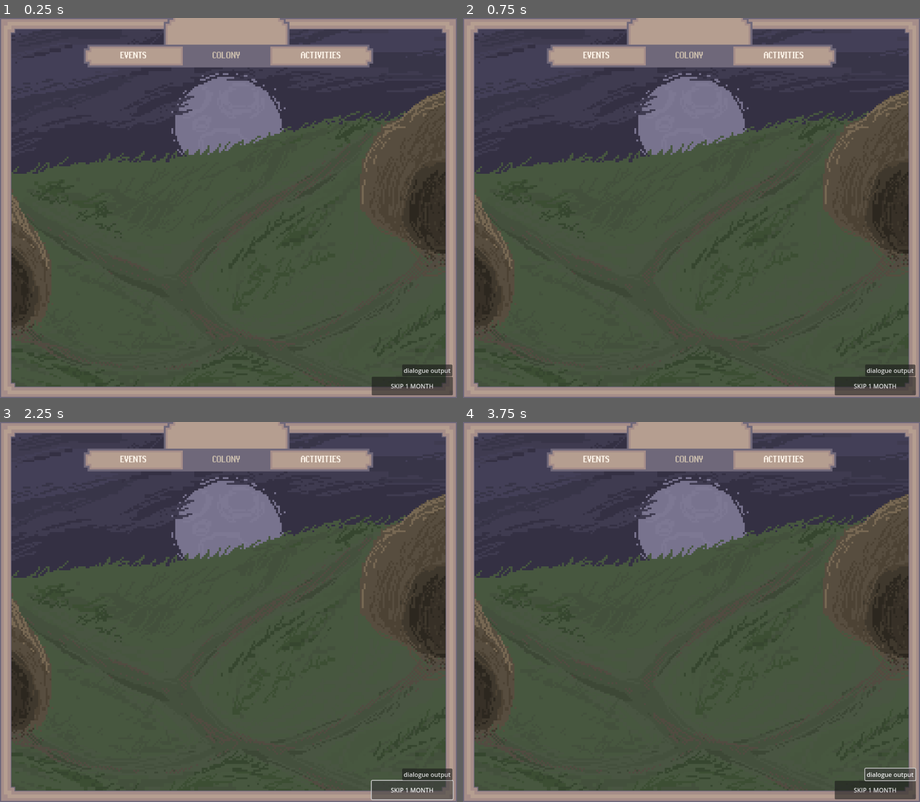
Above: before the commit, frames 1-4 (two rows, left to right).
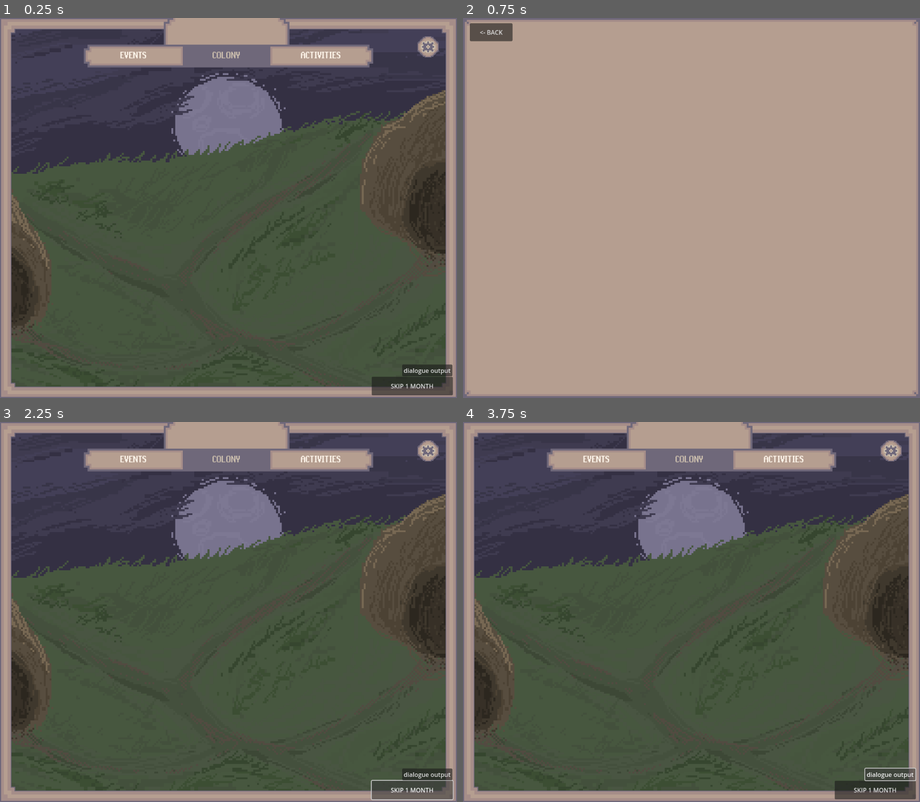
Above: after the commit, the same moments.

Repository: kanapuro/FelGen
Game: Godot game, scene res://scenes/ColonyView.tscn
The game is run twice, just before and just after one commit, with the same random seed, the same clock (stepped at 60 frames per second) and the same inputs.
Inputs (mouse positions are in pixels of both pictures, inside the frame that each line leads up to):
- Up to frame 1 (0.25 s): no input
- Up to frame 2 (0.75 s): click (892, 48) at 0.52 s
- Up to frame 3 (2.25 s): click (27, 437) at 1.25 s, where only the run after the commit has a clickable "<- BACK"; click "SKIP 1 MONTH" at 2 s
- Up to frame 4 (3.75 s): click "SKIP 1 MONTH" at 2.75 s; click "dialogue output" at 3.5 s

The runs differ from the first frame. In frame 1, 0.2% of the frame differs, in the area x 91-96%, y 4-11%; in frame 2, 88%, in the area x 0-100%, y 0-100%; in frame 3, 0.2%; in frame 4, 0.2%.

Commit message:
ui prep for cheat menu
adjustments to topbar, addition of settings menu = preparing for cheat framework later

Diff:
--- a/project.godot
+++ b/project.godot
@@ -11,7 +11,7 @@
 [application]
 
 config/name="FelGen"
-config/version="0.2.1"
+config/version="0.2.2"
 run/main_scene="uid://di5qd5vd0l7u7"
 config/features=PackedStringArray("4.4", "GL Compatibility")
 config/icon="uid://f4e0lbbrf28"
--- a/scenes/ColonyView.tscn
+++ b/scenes/ColonyView.tscn
@@ -1,15 +1,19 @@
-[gd_scene load_steps=12 format=3 uid="uid://di5qd5vd0l7u7"]
+[gd_scene load_steps=16 format=3 uid="uid://di5qd5vd0l7u7"]
 
 [ext_resource type="PackedScene" uid="uid://bs13fm218nhyk" path="res://scenes/placeholdercamp1.tscn" id="1_slrft"]
 [ext_resource type="Texture2D" uid="uid://p7325v08yupw" path="res://resources/ui/LIGHT/LIGHTmainborder.png" id="2_y81b7"]
 [ext_resource type="Texture2D" uid="uid://cbgkoueu7maod" path="res://resources/ui/LIGHT/LIGHTtopbar.png" id="3_id520"]
 [ext_resource type="Script" uid="uid://dr0um4wpf6uap" path="res://scripts/TimeSkip.gd" id="4_61481"]
-[ext_resource type="Script" uid="uid://cvp3pd25a5bbf" path="res://scenes/Topbar.gd" id="4_ku7un"]
+[ext_resource type="Script" uid="uid://cvp3pd25a5bbf" path="res://scripts/Topbar.gd" id="4_ku7un"]
 [ext_resource type="Texture2D" uid="uid://u56jsiwcrcyj" path="res://resources/ui/LIGHT/LIGHTtopbarLEFT.png" id="4_y81b7"]
 [ext_resource type="Texture2D" uid="uid://dhmq03cc6pr2i" path="res://resources/ui/LIGHT/LIGHTtopbarMIDDLE.png" id="5_61481"]
 [ext_resource type="Script" uid="uid://c60arjdeuky7f" path="res://scripts/dialogueoutputtemplate.gd" id="5_ku7un"]
 [ext_resource type="Texture2D" uid="uid://bscg3qw4u3qer" path="res://resources/ui/LIGHT/LIGHTtopbarRIGHT.png" id="6_ku7un"]
 [ext_resource type="FontFile" uid="uid://bd5jlefpj0cvq" path="res://resources/ui/runescape_uf.ttf" id="6_vcqf4"]
+[ext_resource type="Texture2D" uid="uid://4bpdv0twh4oc" path="res://resources/ui/LIGHT/LIGHTmainSETTING1.png" id="9_p6vrc"]
+[ext_resource type="Script" uid="uid://k1wekwtpoic1" path="res://scripts/SettingsButton.gd" id="10_mrw3o"]
+[ext_resource type="Texture2D" uid="uid://b7jwft4nwcat6" path="res://resources/ui/LIGHT/LIGHTmainSETTING2.png" id="11_4p363"]
+[ext_resource type="PackedScene" uid="uid://car2uk10l6ore" path="res://scenes/SettingsScene.tscn" id="12_6pj6d"]
 
 [sub_resource type="LabelSettings" id="LabelSettings_p6vrc"]
 font = ExtResource("6_vcqf4")
@@ -36,7 +40,7 @@
 mouse_filter = 2
 texture = ExtResource("3_id520")
 
-[node name="Control" type="Control" parent="SharedUIContainer" node_paths=PackedStringArray("buttons", "labels")]
+[node name="TabManager" type="Control" parent="SharedUIContainer" node_paths=PackedStringArray("buttons", "labels")]
 process_mode = 3
 anchors_preset = 0
 offset_left = 224.0
@@ -47,15 +51,15 @@
 buttons = [NodePath("LeftButton"), NodePath("MiddleButton"), NodePath("RightButton")]
 labels = [NodePath("LeftLabel"), NodePath("MiddleLabel"), NodePath("RightLabel")]
 
-[node name="LeftButton" type="TextureRect" parent="SharedUIContainer/Control"]
-modulate = Color(1, 1, 1, 0.196078)
+[node name="LeftButton" type="TextureRect" parent="SharedUIContainer/TabManager"]
+modulate = Color(1, 1, 1, 0)
 layout_mode = 0
 offset_right = 256.0
 offset_bottom = 56.0
 texture = ExtResource("4_y81b7")
 
-[node name="MiddleButton" type="TextureRect" parent="SharedUIContainer/Control"]
-modulate = Color(1, 1, 1, 0.196078)
+[node name="MiddleButton" type="TextureRect" parent="SharedUIContainer/TabManager"]
+modulate = Color(1, 1, 1, 0)
 layout_mode = 0
 offset_left = 261.0
 offset_top = 3.0
@@ -63,8 +67,8 @@
 offset_bottom = 53.0
 texture = ExtResource("5_61481")
 
-[node name="RightButton" type="TextureRect" parent="SharedUIContainer/Control"]
-modulate = Color(1, 1, 1, 0.196078)
+[node name="RightButton" type="TextureRect" parent="SharedUIContainer/TabManager"]
+modulate = Color(1, 1, 1, 0)
 layout_mode = 0
 offset_left = 486.0
 offset_top = 3.0
@@ -72,7 +76,8 @@
 offset_bottom = 53.0
 texture = ExtResource("6_ku7un")
 
-[node name="LeftLabel" type="Label" parent="SharedUIContainer/Control"]
+[node name="LeftLabel" type="Label" parent="SharedUIContainer/TabManager"]
+modulate = Color(0.996078, 0.960784, 0.917647, 1)
 layout_mode = 0
 offset_left = -4.0
 offset_top = -2.0
@@ -83,7 +88,8 @@
 horizontal_alignment = 1
 vertical_alignment = 1
 
-[node name="MiddleLabel" type="Label" parent="SharedUIContainer/Control"]
+[node name="MiddleLabel" type="Label" parent="SharedUIContainer/TabManager"]
+modulate = Color(0.996078, 0.960784, 0.917647, 1)
 layout_mode = 0
 offset_left = 258.0
 offset_top = -2.0
@@ -94,7 +100,8 @@
 horizontal_alignment = 1
 vertical_alignment = 1
 
-[node name="RightLabel" type="Label" parent="SharedUIContainer/Control"]
+[node name="RightLabel" type="Label" parent="SharedUIContainer/TabManager"]
+modulate = Color(0.996078, 0.960784, 0.917647, 1)
 layout_mode = 0
 offset_left = 483.0
 offset_top = -2.0
@@ -104,6 +111,19 @@
 label_settings = SubResource("LabelSettings_p6vrc")
 horizontal_alignment = 1
 vertical_alignment = 1
+
+[node name="SettingsButton" type="TextureButton" parent="SharedUIContainer"]
+layout_mode = 0
+offset_left = 1096.0
+offset_top = 48.0
+offset_right = 1152.0
+offset_bottom = 104.0
+texture_normal = ExtResource("9_p6vrc")
+stretch_mode = 0
+script = ExtResource("10_mrw3o")
+idle_texture = ExtResource("9_p6vrc")
+active_texture = ExtResource("11_4p363")
+settings_scene = ExtResource("12_6pj6d")
 
 [node name="Timeskip" type="Button" parent="."]
 offset_left = 976.0
--- /dev/null
+++ b/scenes/SettingsScene.tscn
@@ -0,0 +1,36 @@
+[gd_scene load_steps=3 format=3 uid="uid://car2uk10l6ore"]
+
+[ext_resource type="Texture2D" uid="uid://dg3o57hoy7eel" path="res://resources/ui/LIGHT/LIGHTbackground.png" id="1_0m1qb"]
+[ext_resource type="Script" uid="uid://cl5ortkotgont" path="res://scripts/SettingsScene.gd" id="1_8limm"]
+
+[node name="SettingsPage" type="Control"]
+custom_minimum_size = Vector2(1200, 1000)
+layout_mode = 3
+anchors_preset = 0
+offset_right = 40.0
+offset_bottom = 40.0
+script = ExtResource("1_8limm")
+
+[node name="Background" type="TextureRect" parent="."]
+custom_minimum_size = Vector2(1200, 1000)
+layout_mode = 1
+anchors_preset = -1
+anchor_left = 0.5
+anchor_top = 0.5
+anchor_right = 0.5
+anchor_bottom = 0.5
+offset_left = -600.0
+offset_top = -500.0
+offset_right = 600.0
+offset_bottom = 500.0
+grow_horizontal = 2
+grow_vertical = 2
+texture = ExtResource("1_0m1qb")
+stretch_mode = 4
+
+[node name="BackButton" type="Button" parent="Background"]
+offset_left = 18.0
+offset_top = 14.0
+offset_right = 130.0
+offset_bottom = 61.0
+text = "<- BACK"
--- /dev/null
+++ b/scripts/SettingsButton.gd
@@ -0,0 +1,20 @@
+extends TextureButton
+
+@export var idle_texture: Texture2D
+@export var active_texture: Texture2D  # Used for both hover/pressed
+@export var settings_scene: PackedScene  # Assign settings_page.tscn
+
+func _ready():
+	texture_normal = idle_texture
+	mouse_entered.connect(_on_mouse_entered)
+	mouse_exited.connect(_on_mouse_exited)
+
+func _on_mouse_entered():
+	texture_normal = active_texture
+
+func _on_mouse_exited():
+	texture_normal = idle_texture
+
+func _pressed():
+	texture_normal = active_texture  # Visual feedback
+	get_tree().current_scene.add_child(settings_scene.instantiate())
--- /dev/null
+++ b/scripts/SettingsScene.gd
@@ -0,0 +1,16 @@
+extends Control
+
+func _ready():
+	# Ensure the close button exists and is connected
+	var close_button = $Background/BackButton as Button
+	if close_button:
+		close_button.pressed.connect(_on_close_pressed)
+	else:
+		push_error("CloseButton node not found!")
+
+func _on_close_pressed():
+	print("Close button pressed!")  # Debug output
+	queue_free()
+
+	# Optional: Play a sound effect
+	# $AudioStreamPlayer.play()
Binary file added: resources/ui/LIGHT/LIGHTmainSETTING1.png
Not shown, added: resources/ui/LIGHT/LIGHTmainSETTING1.png.import
Binary file added: resources/ui/LIGHT/LIGHTmainSETTING2.png
Not shown, added: resources/ui/LIGHT/LIGHTmainSETTING2.png.import
Renamed: scenes/CatPageBACKButton.gd -> scripts/CatPageBACKButton.gd
Renamed: scenes/CatPageBACKButton.gd.uid -> scripts/CatPageBACKButton.gd.uid
Not shown, added: scripts/SettingsButton.gd.uid
Not shown, added: scripts/SettingsScene.gd.uid
Renamed: scenes/Topbar.gd -> scripts/Topbar.gd
Renamed: scenes/Topbar.gd.uid -> scripts/Topbar.gd.uid
